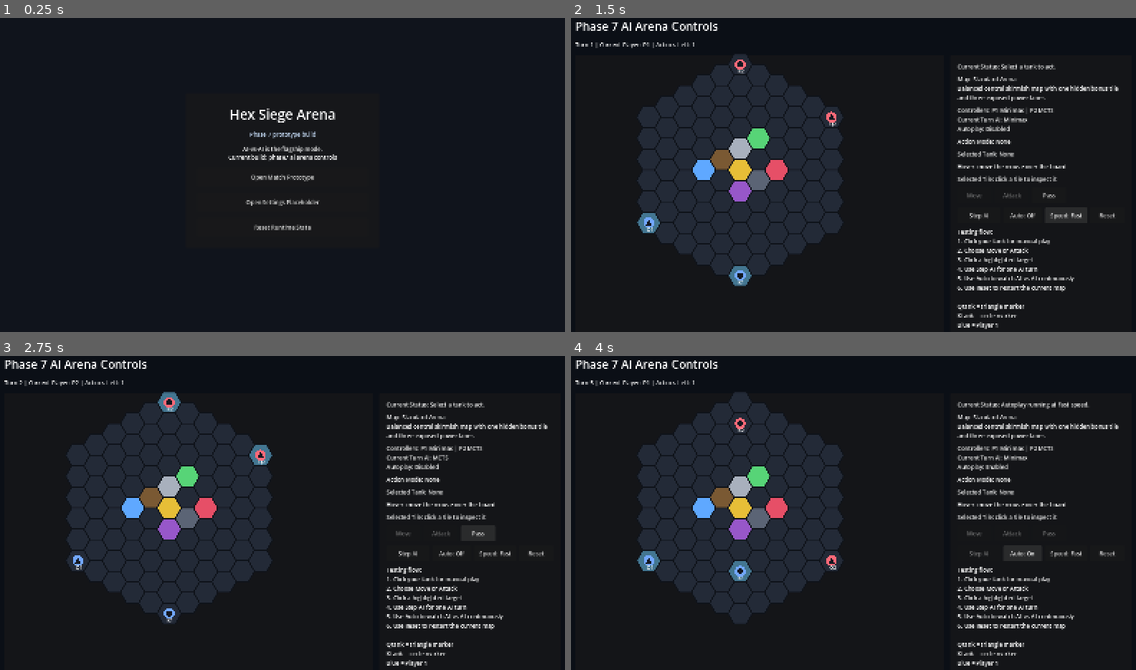
Above: before the commit, frames 1-4 (two rows, left to right).
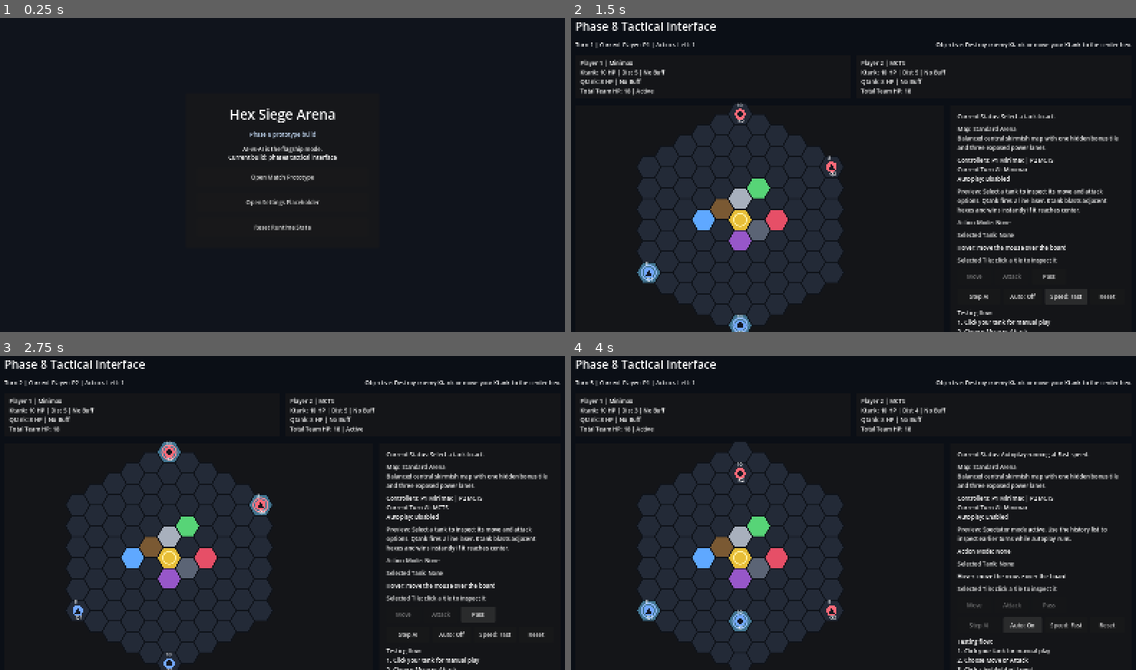
Above: after the commit, the same moments.

Repository: Arvi-Saleque/Hex-Siege-Arena
Game: Godot game, scene res://scenes/boot/boot.tscn
Two runs of this game, one before a commit and one after it. Both use one fixed random seed, a clock stepped at 60 frames per second and the inputs below.
Inputs:
- Up to frame 1 (0.25 s): no input
- Up to frame 2 (1.5 s): click "Open Match Prototype" at 0.5 s; click "Speed: Normal" at 1.25 s
- Up to frame 3 (2.75 s): click "Pass" at 2 s
- Up to frame 4 (4 s): click "Step AI" at 2.75 s; click "Auto: Off" at 3.5 s

The runs differ from the first frame. In frame 1, 0.1% of the frame differs, in the area x 47-60%, y 36-46%; in frame 2, 23%, in the area x 1-100%, y 1-100%; in frame 3, 23%; in frame 4, 22%.

Commit message:
phase8: improve tactical interface readability

Diff:
--- a/scripts/board/board_debug_view.gd
+++ b/scripts/board/board_debug_view.gd
@@ -24,6 +24,7 @@
 var selected_key: String = ""
 var selected_actor_id: String = ""
 var highlighted_keys: Dictionary = {}
+var current_action_mode: String = ""
 
 
 func _ready() -> void:
@@ -57,6 +58,13 @@
 		var outline: PackedVector2Array = points.duplicate()
 		outline.append(points[0])
 		draw_polyline(outline, Color("0f131a"), 2.0, true)
+		if cell.cell_type == GameTypes.CellType.CENTER:
+			draw_arc(center, hex_size * 0.52, 0.0, TAU, 48, Color("fff2a8"), 2.0, true)
+		if highlighted_keys.has(cell.coord.key()) and current_action_mode != "":
+			var preview_outline: PackedVector2Array = points.duplicate()
+			preview_outline.append(points[0])
+			var preview_color: Color = Color("63e38f") if current_action_mode == "move" else Color("ff7a86")
+			draw_polyline(preview_outline, preview_color, 3.0, true)
 
 	if game_state != null:
 		_draw_tanks()
@@ -138,6 +146,11 @@
 	queue_redraw()
 
 
+func set_action_mode(action_mode: String) -> void:
+	current_action_mode = action_mode
+	queue_redraw()
+
+
 func _active_board() -> BoardState:
 	return game_state.board if game_state != null else board_state
 
@@ -149,6 +162,8 @@
 			continue
 		var center: Vector2 = tank.position.to_world_flat(hex_size)
 		var player_color: Color = Color("72a7ff") if tank.owner_id == 1 else Color("ff6978")
+		if tank.owner_id == game_state.current_player:
+			draw_arc(center, 20.0, 0.0, TAU, 40, player_color.lerp(Color.WHITE, 0.2), 2.5, true)
 		if tank.actor_id() == selected_actor_id:
 			draw_circle(center, 18.0, player_color.lerp(Color.WHITE, 0.3))
 		else:
@@ -167,3 +182,21 @@
 		if font != null:
 			var label: String = "Q" if tank.tank_type == GameTypes.TankType.QTANK else "K"
 			draw_string(font, center + Vector2(-6, 24), "%s%d" % [label, tank.owner_id], HORIZONTAL_ALIGNMENT_LEFT, -1.0, 14, Color.WHITE)
+			draw_string(font, center + Vector2(-10, -20), "%d" % tank.hp, HORIZONTAL_ALIGNMENT_LEFT, -1.0, 14, Color("f5f7fb"))
+
+		if tank.active_buff != GameTypes.BuffType.NONE:
+			var buff_color: Color = _buff_color(tank.active_buff)
+			draw_circle(center + Vector2(13, -13), 5.0, buff_color)
+			draw_circle(center + Vector2(13, -13), 2.0, Color("10141c"))
+
+
+func _buff_color(buff_type: int) -> Color:
+	match buff_type:
+		GameTypes.BuffType.ATTACK_MULTIPLIER:
+			return Color("ff8c69")
+		GameTypes.BuffType.SHIELD_BUFFER:
+			return Color("7cc3ff")
+		GameTypes.BuffType.BONUS_MOVE:
+			return Color("69e59d")
+		_:
+			return Color.WHITE
--- a/scripts/core/app_state.gd
+++ b/scripts/core/app_state.gd
@@ -4,8 +4,8 @@
 const DEFAULT_MENU_SCENE := "res://scenes/menu/main_menu.tscn"
 const DEFAULT_SETTINGS_SCENE := "res://scenes/settings/settings_root.tscn"
 
-var project_phase: int = 7
-var build_label: String = "phase7-ai-arena-controls"
+var project_phase: int = 8
+var build_label: String = "phase8-tactical-interface"
 var current_match_config: MatchConfig = MatchConfig.new()
 var current_replay: ReplayRecord = ReplayRecord.new()
 var last_action_explanation: ActionExplanation = ActionExplanation.new()
--- a/scripts/ui/match_root.gd
+++ b/scripts/ui/match_root.gd
@@ -9,13 +9,17 @@
 var _hover_label: Label
 var _selected_label: Label
 var _turn_label: Label
+var _objective_label: Label
 var _status_label: Label
 var _mode_label: Label
 var _selected_actor_label: Label
 var _map_label: Label
 var _ai_label: Label
 var _explanation_label: Label
+var _preview_label: Label
 var _stats_label: Label
+var _player_one_label: Label
+var _player_two_label: Label
 var _event_log: RichTextLabel
 var _move_button: Button
 var _attack_button: Button
@@ -58,12 +62,56 @@
 	root_margin.add_child(layout)
 
 	var title = Label.new()
-	title.text = "Phase 7 AI Arena Controls"
+	title.text = "Phase 8 Tactical Interface"
 	title.add_theme_font_size_override("font_size", 32)
 	layout.add_child(title)
 
+	var header_row = HBoxContainer.new()
+	header_row.add_theme_constant_override("separation", 16)
+	layout.add_child(header_row)
+
 	_turn_label = Label.new()
-	layout.add_child(_turn_label)
+	_turn_label.size_flags_horizontal = Control.SIZE_EXPAND_FILL
+	header_row.add_child(_turn_label)
+
+	_objective_label = Label.new()
+	_objective_label.horizontal_alignment = HORIZONTAL_ALIGNMENT_RIGHT
+	_objective_label.size_flags_horizontal = Control.SIZE_EXPAND_FILL
+	header_row.add_child(_objective_label)
+
+	var player_row = HBoxContainer.new()
+	player_row.add_theme_constant_override("separation", 14)
+	layout.add_child(player_row)
+
+	var p1_panel = PanelContainer.new()
+	p1_panel.size_flags_horizontal = Control.SIZE_EXPAND_FILL
+	player_row.add_child(p1_panel)
+
+	var p1_margin = MarginContainer.new()
+	p1_margin.add_theme_constant_override("margin_left", 14)
+	p1_margin.add_theme_constant_override("margin_top", 10)
+	p1_margin.add_theme_constant_override("margin_right", 14)
+	p1_margin.add_theme_constant_override("margin_bottom", 10)
+	p1_panel.add_child(p1_margin)
+
+	_player_one_label = Label.new()
+	_player_one_label.autowrap_mode = TextServer.AUTOWRAP_WORD_SMART
+	p1_margin.add_child(_player_one_label)
+
+	var p2_panel = PanelContainer.new()
+	p2_panel.size_flags_horizontal = Control.SIZE_EXPAND_FILL
+	player_row.add_child(p2_panel)
+
+	var p2_margin = MarginContainer.new()
+	p2_margin.add_theme_constant_override("margin_left", 14)
+	p2_margin.add_theme_constant_override("margin_top", 10)
+	p2_margin.add_theme_constant_override("margin_right", 14)
+	p2_margin.add_theme_constant_override("margin_bottom", 10)
+	p2_panel.add_child(p2_margin)
+
+	_player_two_label = Label.new()
+	_player_two_label.autowrap_mode = TextServer.AUTOWRAP_WORD_SMART
+	p2_margin.add_child(_player_two_label)
 
 	var content = HBoxContainer.new()
 	content.size_flags_vertical = Control.SIZE_EXPAND_FILL
@@ -118,6 +166,10 @@
 	_ai_label.autowrap_mode = TextServer.AUTOWRAP_WORD_SMART
 	sidebar_layout.add_child(_ai_label)
 
+	_preview_label = Label.new()
+	_preview_label.autowrap_mode = TextServer.AUTOWRAP_WORD_SMART
+	sidebar_layout.add_child(_preview_label)
+
 	_mode_label = Label.new()
 	sidebar_layout.add_child(_mode_label)
 
@@ -236,9 +288,13 @@
 		_game_state.current_player,
 		_game_state.actions_remaining_in_turn,
 	]
+	_objective_label.text = _objective_text()
 	_map_label.text = "Map: %s\n%s" % [_game_state.board.map_display_name, _game_state.board.map_description]
+	_player_one_label.text = _player_summary_text(1)
+	_player_two_label.text = _player_summary_text(2)
 	_ai_label.text = _ai_status_text()
 	_explanation_label.text = _explanation_text()
+	_preview_label.text = _preview_text()
 	_stats_label.text = _stats_text()
 	_autoplay_button.text = "Auto: %s" % ("On" if _autoplay_enabled else "Off")
 	_speed_button.text = "Speed: %s" % AUTOPLAY_SPEED_LABELS[_autoplay_speed_index]
@@ -255,6 +311,7 @@
 
 	_board_view.set_game_state(_game_state)
 	_board_view.set_selected_actor(_selected_actor_id)
+	_board_view.set_action_mode(_action_mode)
 	_board_view.set_highlighted_cells(_build_highlight_map())
 	_refresh_event_log()
 	_refresh_history_panel()
@@ -705,6 +762,78 @@
 	]
 
 
+func _objective_text() -> String:
+	return "Objective: Destroy enemy Ktank or move your Ktank to the center hex."
+
+
+func _player_summary_text(player_id: int) -> String:
+	var controller_type: int = _game_state.get_ai_config_for_player(player_id).controller_type
+	var summary_lines: Array[String] = []
+	summary_lines.append("Player %d | %s" % [player_id, _controller_label(controller_type)])
+
+	var ktank: TankData = _find_tank(player_id, GameTypes.TankType.KTANK)
+	var qtank: TankData = _find_tank(player_id, GameTypes.TankType.QTANK)
+	if ktank != null:
+		summary_lines.append("Ktank: %s HP | Dist %d | %s" % [ktank.hp, ktank.position.distance_to(HexCoord.new()), _buff_label(ktank.active_buff)])
+	if qtank != null:
+		summary_lines.append("Qtank: %s HP | %s" % [qtank.hp, _buff_label(qtank.active_buff)])
+
+	var total_hp: int = 0
+	for tank: TankData in _game_state.get_player_tanks(player_id):
+		total_hp += tank.hp
+	summary_lines.append("Total Team HP: %d%s" % [total_hp, " | Active" if _game_state.current_player == player_id else ""])
+	return "\n".join(summary_lines)
+
+
+func _preview_text() -> String:
+	if _autoplay_enabled:
+		return "Preview: Spectator mode active. Use the history list to inspect earlier turns while autoplay runs."
+
+	if _selected_actor_id == "":
+		return "Preview: Select a tank to inspect its move and attack options. Qtank fires a line laser. Ktank blasts adjacent hexes and wins instantly if it reaches center."
+
+	var tank: TankData = _game_state.get_tank(_selected_actor_id)
+	if tank == null:
+		return "Preview: Selected tank is no longer available."
+
+	var tank_name: String = "Qtank" if tank.tank_type == GameTypes.TankType.QTANK else "Ktank"
+	var move_count: int = _game_state.get_legal_move_targets(_selected_actor_id).size()
+	var attack_count: int = _game_state.get_legal_attack_targets(_selected_actor_id).size()
+	var base_text: String = "Preview: %s | %s HP | %s | %d moves | %d attack targets." % [tank_name, tank.hp, _buff_label(tank.active_buff), move_count, attack_count]
+
+	match _action_mode:
+		"move":
+			var can_reach_center: bool = false
+			for coord: HexCoord in _game_state.get_legal_move_targets(_selected_actor_id):
+				if coord.q == 0 and coord.r == 0:
+					can_reach_center = true
+					break
+			return "%s Move mode is active.%s" % [base_text, " Center is reachable now." if can_reach_center else ""]
+		"attack":
+			return "%s Attack mode is active. Highlighted hexes show the current threat area." % base_text
+		_:
+			return "%s Choose Move, Attack, or Pass." % base_text
+
+
+func _find_tank(player_id: int, tank_type: int) -> TankData:
+	for tank: TankData in _game_state.get_all_tanks():
+		if tank.owner_id == player_id and tank.tank_type == tank_type and tank.is_alive():
+			return tank
+	return null
+
+
+func _buff_label(buff_type: int) -> String:
+	match buff_type:
+		GameTypes.BuffType.ATTACK_MULTIPLIER:
+			return "Attack Buff"
+		GameTypes.BuffType.SHIELD_BUFFER:
+			return "Shield Buff"
+		GameTypes.BuffType.BONUS_MOVE:
+			return "Bonus Move"
+		_:
+			return "No Buff"
+
+
 func _controller_label(controller_type: int) -> String:
 	match controller_type:
 		GameTypes.ControllerType.HUMAN:
Not shown, changed: update.md
